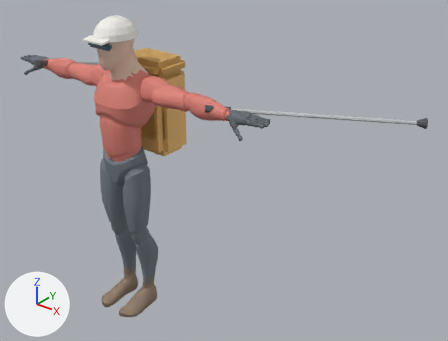
Before and after pictures for a commit that changed the glTF model models/montanero-anim.glb.
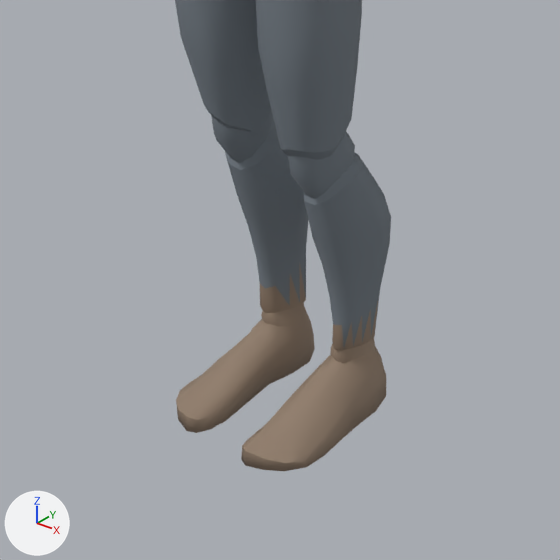
Old and new are each drawn whole from a camera (50 mm lens) standing at (2.54, -2.24, 2.54) and looking at (0.38, 0.46, 0.87) and again close up on the part from 12% to 45% of the width and 56% to 100% of the height. Every picture has the same lights, and +X, +Y and +Z are marked at lower left. The first two pictures are the older version.

Names of what the first close-up shows: 'Mannequin'.
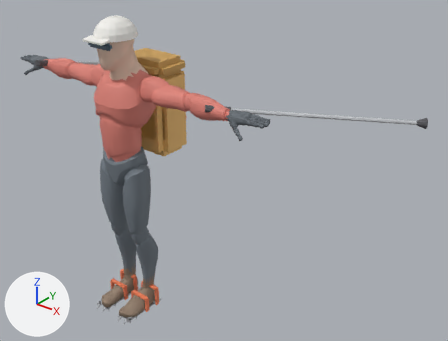
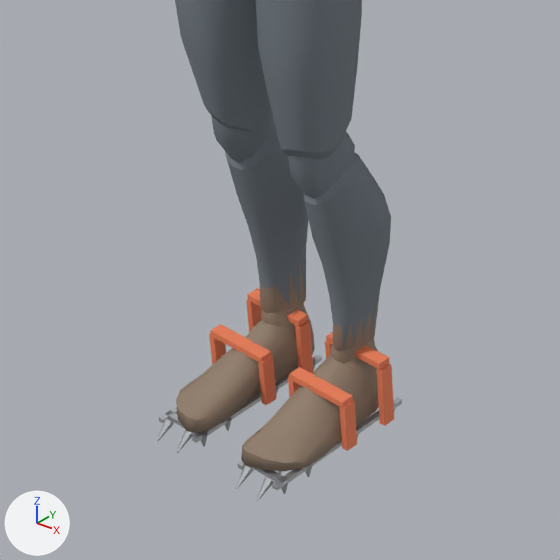
Changed parts and their boxes [x1, y1, x2, y2] in the close-ups (560 x 560 px):
'Crampon_R_correas', added (orange)
    after: [209, 288, 314, 405]
'Crampon_L_correas', added (orange)
    after: [288, 332, 394, 451]
'Crampon_L_punta', added
    after: [236, 461, 316, 501]
'Crampon_R_punta', added
    after: [157, 406, 236, 453]
'Crampon_L_talon', added (mostly hidden)
    after: [316, 397, 402, 463]
'Crampon_R_talon', added (mostly hidden)
    after: [235, 355, 322, 417]

Patch to the scene script:
```diff
--- a/models/montanero-anim.glb.py
+++ b/models/montanero-anim.glb.py
@@ mat_metal @@
+mat_metal = principled_material('metal')
+mat_metal.base_color = (0.72, 0.74, 0.78)  # white #dddfe5
+mat_metal.metallic = 0.8
+mat_metal.roughness = 0.3
@@ mat_correa @@
+mat_correa = principled_material('correa')
+mat_correa.base_color = (0.88, 0.22, 0.1)  # orange #f18159
+mat_correa.roughness = 0.7
@@ me_crampon_r_talon @@
+me_crampon_r_talon.from_pydata(...)  # 100 vertices, 160 faces; spans x -0.149..-0.049, y -0.135..0.092, z -0.03..0.0
+me_crampon_r_talon.materials.append(mat_metal)  # white #dddfe5
@@ me_crampon_r_punta @@
+me_crampon_r_punta.from_pydata(...)  # 116 vertices, 188 faces; spans x -0.1488..-0.0492, y -0.2316..-0.115, z -0.03..0.0075
+me_crampon_r_punta.materials.append(mat_metal)  # white #dddfe5
@@ me_crampon_r_correas @@
+me_crampon_r_correas.from_pydata(...)  # a box spanning x -0.163..-0.035, y -0.062..-0.038, z 0.082..0.094; a box spanning x -0.163..-0.035, y 0.028..0.052, z 0.109..0.121; a box spanning x -0.167..-0.155, y -0.062..-0.038, z -0.005..0.085; a box spanning x -0.167..-0.155, y 0.028..0.052, z -0.0075..0.1075; a box spanning x -0.043..-0.031, y -0.062..-0.038, z -0.005..0.085; a box spanning x -0.043..-0.031, y 0.028..0.052, z -0.0075..0.1075
+me_crampon_r_correas.materials.append(mat_correa)  # orange #f18159
@@ me_crampon_l_talon @@
+me_crampon_l_talon.from_pydata(...)  # 100 vertices, 160 faces; spans x 0.049..0.149, y -0.135..0.092, z -0.03..0.0
+me_crampon_l_talon.materials.append(mat_metal)  # white #dddfe5
@@ me_crampon_l_punta @@
+me_crampon_l_punta.from_pydata(...)  # 116 vertices, 188 faces; spans x 0.0492..0.1488, y -0.2316..-0.115, z -0.03..0.0075
+me_crampon_l_punta.materials.append(mat_metal)  # white #dddfe5
@@ me_crampon_l_correas @@
+me_crampon_l_correas.from_pydata(...)  # a box spanning x 0.035..0.163, y -0.062..-0.038, z 0.082..0.094; a box spanning x 0.035..0.163, y 0.028..0.052, z 0.109..0.121; a box spanning x 0.031..0.043, y -0.062..-0.038, z -0.005..0.085; a box spanning x 0.031..0.043, y 0.028..0.052, z -0.0075..0.1075; a box spanning x 0.155..0.167, y -0.062..-0.038, z -0.005..0.085; a box spanning x 0.155..0.167, y 0.028..0.052, z -0.0075..0.1075
+me_crampon_l_correas.materials.append(mat_correa)  # orange #f18159
@@ ob_crampon_r_talon @@
+ob_crampon_r_talon = bpy.data.objects.new('Crampon_R_talon', me_crampon_r_talon)
+ob_crampon_r_talon.location = (0.0, 0.0, 0.0)
@@ ob_crampon_r_punta @@
+ob_crampon_r_punta = bpy.data.objects.new('Crampon_R_punta', me_crampon_r_punta)
+ob_crampon_r_punta.location = (0.0, 0.0, 0.0)
@@ ob_crampon_r_correas @@
+ob_crampon_r_correas = bpy.data.objects.new('Crampon_R_correas', me_crampon_r_correas)
+ob_crampon_r_correas.location = (0.0, 0.0, 0.0)
@@ ob_crampon_l_talon @@
+ob_crampon_l_talon = bpy.data.objects.new('Crampon_L_talon', me_crampon_l_talon)
+ob_crampon_l_talon.location = (0.0, 0.0, 0.0)
@@ ob_crampon_l_punta @@
+ob_crampon_l_punta = bpy.data.objects.new('Crampon_L_punta', me_crampon_l_punta)
+ob_crampon_l_punta.location = (0.0, 0.0, 0.0)
@@ ob_crampon_l_correas @@
+ob_crampon_l_correas = bpy.data.objects.new('Crampon_L_correas', me_crampon_l_correas)
+ob_crampon_l_correas.location = (0.0, 0.0, 0.0)
```
